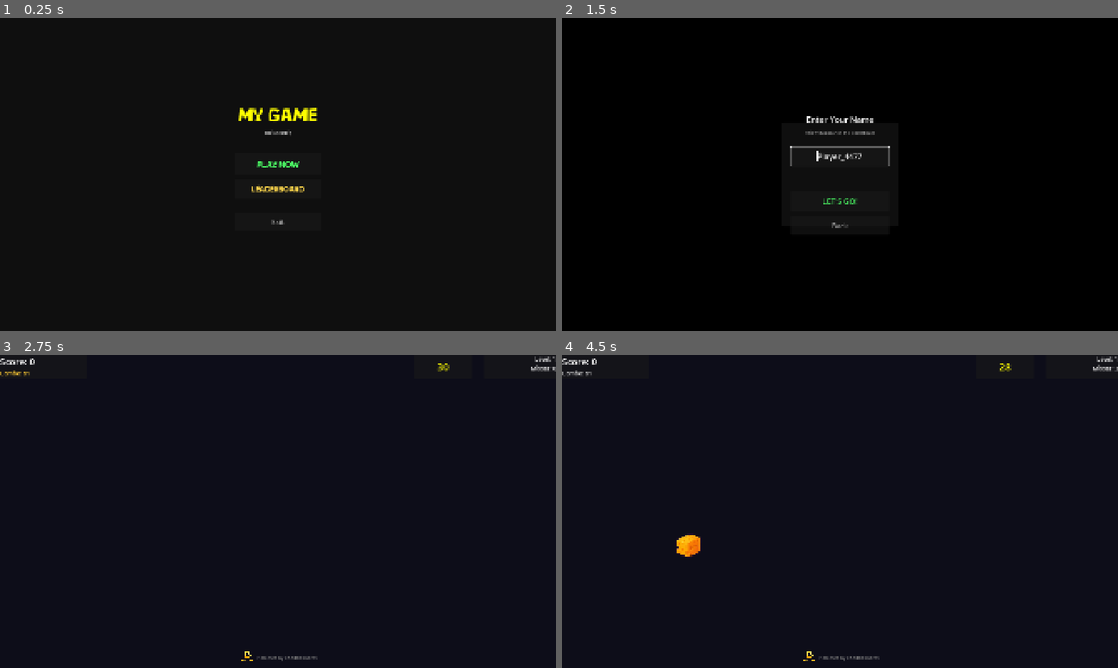
Above: before the commit, frames 1-4 (two rows, left to right).
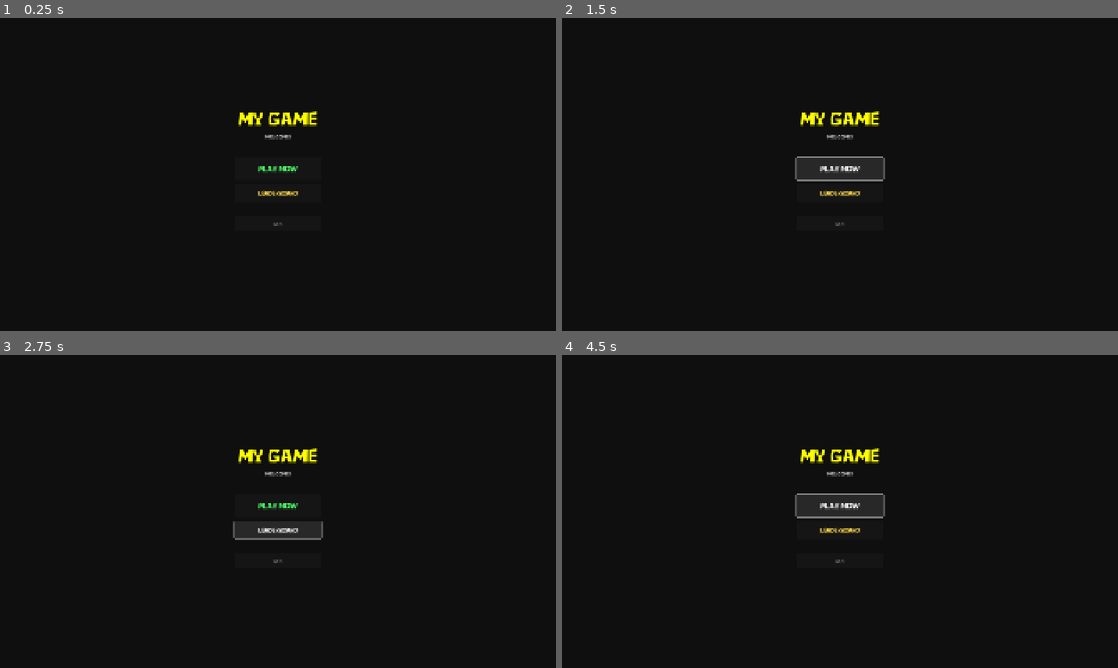
Above: after the commit, the same moments.

Repository: cheddatech/CheddaBoards-Godot
Game: Godot game, scene res://scenes/MainMenu.tscn
Two runs of this game, one before a commit and one after it. Both use one fixed random seed, a clock stepped at 60 frames per second and the inputs below.
Inputs (mouse positions are in pixels of both pictures, inside the frame that each line leads up to):
- Up to frame 1 (0.25 s): no input
- Up to frame 2 (1.5 s): click "PLAY NOW" at 0.5 s; click (840, 168) at 1.25 s, where only the run after the commit has a clickable "PLAY NOW"
- Up to frame 3 (2.75 s): click (278, 539) at 2 s, where only the run before the commit has a clickable "LET'S GO!"
- Up to frame 4 (4.5 s): click (840, 530) at 2.75 s, where only the run after the commit has a clickable "Leaderboard"; click (840, 530) at 3.5 s, where only the run after the commit has a clickable "Leaderboard"; click (840, 505) at 4.25 s, where only the run after the commit has a clickable "PLAY NOW"

The runs differ from the first frame. In frame 1, 1.1% of the frame differs, in the area x 42-58%, y 28-67%; in frame 2, 2.0%; in frame 3, 2.0%; in frame 4, 2.6%, in the area x 0-100%, y 0-98%.
Error after the commit: Parse Error: Preload file "res://scenes/DeviceCodePopup.tscn" does not exist. (res://scripts/MainMenu.gd:1169)

Commit message:
Update MainMenu.gd

Diff:
--- a/scripts/MainMenu.gd
+++ b/scripts/MainMenu.gd
@@ -1,14 +1,20 @@
-# MainMenu.gd v1.8.5
+# MainMenu.gd v1.9.0
 # Main menu with authentication flow and profile display
 # - Login panel: PLAY NOW (with name entry), Leaderboard, and login buttons
+# - Device Code auth: Native builds get Sign In button → shows code for phone auth
 # - Name entry panel: For new anonymous players to set their display name
 # - Anonymous panel: Dashboard for returning anonymous players (after first game)
 # - Main panel: Profile stats when logged in (Google/Apple/Chedda)
-# - Account upgrade: Anonymous players can link Google/Apple/Chedda accounts (web only)
+# - Account upgrade: Anonymous players can link Google/Apple/Chedda accounts
 # - Shows weekly score and games played
 # - MobileUI integration for responsive scaling
 # https://github.com/cheddatech/CheddaBoards-Godot
 #
+# v1.9.0: Device Code Auth for native builds. Sign In button triggers
+#          device code flow — shows code on screen, player authenticates
+#          on their phone at cheddaboards.com/link. Works on any platform.
+#          Web builds unchanged (still use JS bridge for Google/Apple).
+#          Anonymous panel upgrade buttons now use device code on native.
 # v1.8.5: Fixed mobile prompt using _realPrompt to bypass SDK prompt guard.
 # v1.8.4: Fixed anonymous nickname not updating after auto-suffix.
 #         When backend returns "Player_345" for entered "Player", local storage now syncs.
@@ -60,6 +66,11 @@
 @onready var or_label = $LoginPanel/MarginContainer/VBoxContainer/OrLabel
 @onready var exit_button = $LoginPanel/MarginContainer/VBoxContainer/ExitButton
 @onready var status_label = $LoginPanel/MarginContainer/VBoxContainer/StatusLabel
+
+# --- Device Code Auth (native builds) ---
+@onready var sign_in_button = $LoginPanel/MarginContainer/VBoxContainer/SignInButton
+@onready var device_code_label = $LoginPanel/MarginContainer/VBoxContainer/DeviceCodeLabel
+@onready var cancel_sign_in_button = $LoginPanel/MarginContainer/VBoxContainer/CancelSignInButton
 
 # ============================================================
 # NODE REFERENCES - NAME ENTRY PANEL
@@ -179,6 +190,16 @@
 		CheddaBoards.account_upgraded.connect(_on_upgrade_success)
 	if CheddaBoards.has_signal("account_upgrade_failed"):
 		CheddaBoards.account_upgrade_failed.connect(_on_upgrade_failed)
+
+	# Connect device code signals (native builds)
+	if CheddaBoards.has_signal("device_code_received"):
+		CheddaBoards.device_code_received.connect(_on_device_code_received)
+	if CheddaBoards.has_signal("device_code_approved"):
+		CheddaBoards.device_code_approved.connect(_on_device_code_approved)
+	if CheddaBoards.has_signal("device_code_expired"):
+		CheddaBoards.device_code_expired.connect(_on_device_code_expired)
+	if CheddaBoards.has_signal("device_code_error"):
+		CheddaBoards.device_code_error.connect(_on_device_code_error)
 
 	# Connect scoreboard rank signal (rank display via SDK)
 	if CheddaBoards.has_signal("scoreboard_rank_loaded"):
@@ -198,6 +219,12 @@
 	if exit_button:
 		exit_button.pressed.connect(_on_exit_button_pressed)
 
+	# Connect DEVICE CODE buttons (native builds)
+	if sign_in_button:
+		sign_in_button.pressed.connect(_on_sign_in_button_pressed)
+	if cancel_sign_in_button:
+		cancel_sign_in_button.pressed.connect(_on_cancel_sign_in_pressed)
+
 	# Connect NAME ENTRY PANEL buttons
 	if confirm_name_button:
 		confirm_name_button.pressed.connect(_on_confirm_name_pressed)
@@ -290,6 +317,14 @@
 
 	# Scale status label
 	MobileUI.scale_label(status_label, 16)
+
+	# Scale device code elements (native builds)
+	if sign_in_button:
+		MobileUI.scale_button(sign_in_button, 18, 44)
+	if cancel_sign_in_button:
+		MobileUI.scale_button(cancel_sign_in_button, 14, 40)
+	if device_code_label:
+		MobileUI.scale_label(device_code_label, 14)
 
 	# Scale margin container if exists
 	var margin = login_panel.get_node_or_null("MarginContainer")
@@ -683,15 +718,25 @@
 	_enable_login_buttons(true)
 
 	# Show OAuth login buttons only on web (needs JS bridge)
-	var show_oauth = OS.get_name() == "Web"
+	# On native, show device code Sign In button instead
+	var is_web = OS.get_name() == "Web"
 	if or_label:
-		or_label.visible = show_oauth
+		or_label.visible = true  # Always show divider when sign-in option exists
+		or_label.text = "— or login to sync across devices —" if is_web else "— or sign in to sync across devices —"
 	if google_button:
-		google_button.visible = show_oauth
+		google_button.visible = is_web
 	if apple_button:
-		apple_button.visible = show_oauth
+		apple_button.visible = is_web
 	if chedda_button:
 		chedda_button.visible = false  # TEMP: Hidden until II/Chedda flow is ready
+
+	# Device code auth (native builds)
+	if sign_in_button:
+		sign_in_button.visible = not is_web
+	if device_code_label:
+		device_code_label.visible = false
+	if cancel_sign_in_button:
+		cancel_sign_in_button.visible = false
 
 func _show_name_entry_panel(mode: String = "first_play"):
 	"""Show name entry panel. Mode: 'first_play' = start game after, 'rename' = return to dashboard"""
@@ -770,20 +815,30 @@
 	# Update achievement button
 	_update_anon_achievement_button()
 
-	# Show upgrade buttons only on web (OAuth needs JS bridge)
-	var show_upgrade = OS.get_name() == "Web"
+	# Show upgrade buttons on ALL platforms
+	# Web: uses JS bridge for direct Google/Apple OAuth
+	# Native: uses device code flow (same cheddaboards.com/link page)
+	var is_web = OS.get_name() == "Web"
 	if upgrade_separator:
-		upgrade_separator.visible = show_upgrade
+		upgrade_separator.visible = true
 	if upgrade_label:
-		upgrade_label.visible = show_upgrade
+		upgrade_label.visible = true
+		upgrade_label.text = "— save your progress —"
 	if upgrade_google_button:
-		upgrade_google_button.visible = show_upgrade
+		if is_web:
+			upgrade_google_button.visible = true
+			upgrade_google_button.text = "Link Google Account"
+		else:
+			# On native, show a single "Link Account" button that uses device code
+			upgrade_google_button.visible = true
+			upgrade_google_button.text = "Link Account"
 	if upgrade_apple_button:
-		upgrade_apple_button.visible = show_upgrade
+		# On native, only need one button (device code handles both providers)
+		upgrade_apple_button.visible = is_web
 	if upgrade_ii_button:
 		upgrade_ii_button.visible = false  # TEMP: Hidden until II/Chedda flow is ready
 	if upgrade_status_label:
-		upgrade_status_label.visible = show_upgrade
+		upgrade_status_label.visible = true
 		upgrade_status_label.text = ""
 
 	# Auto-login anonymously and fetch stats
@@ -1028,6 +1083,8 @@
 		chedda_button.disabled = not enabled
 	if exit_button:
 		exit_button.disabled = not enabled
+	if sign_in_button:
+		sign_in_button.disabled = not enabled
 
 func _set_main_buttons_disabled(disabled: bool):
 	"""Enable/disable main panel buttons"""
@@ -1101,6 +1158,57 @@
 		get_tree().quit()
 
 # ============================================================
+# DEVICE CODE AUTH HANDLERS (Native builds)
+# ============================================================
+
+func _on_sign_in_button_pressed():
+	"""Start device code login flow via popup (native builds)"""
+	_log("Sign In pressed - showing device code popup")
+	is_logging_in = true
+
+	var popup = preload("res://scenes/DeviceCodePopup.tscn").instantiate()
+	add_child(popup)
+	popup.signed_in.connect(func(nickname):
+		_log("Device code popup: signed in as %s" % nickname)
+		is_logging_in = false
+		# login_success signal from SDK handles panel transition
+	)
+	popup.cancelled.connect(func():
+		_log("Device code popup: cancelled")
+		is_logging_in = false
+	)
+	popup.start_sign_in()
+
+func _on_cancel_sign_in_pressed():
+	"""Cancel device code login"""
+	_log("Cancel sign in pressed")
+	CheddaBoards.cancel_device_code()
+	is_logging_in = false
+	_set_status("")
+	_enable_login_buttons(true)
+
+func _on_device_code_received(user_code: String, verification_url: String):
+	"""Device code received - popup handles display"""
+	_log("Device code received: %s | URL: %s" % [user_code, verification_url])
+
+func _on_device_code_approved(nickname: String):
+	"""Device code approved - player authenticated!"""
+	_log("Device code approved: %s" % nickname)
+	# login_success signal handles the rest (transition to main panel)
+
+func _on_device_code_expired():
+	"""Device code expired"""
+	_log("Device code expired")
+	is_logging_in = false
+	_enable_login_buttons(true)
+
+func _on_device_code_error(reason: String):
+	"""Device code error"""
+	_log("Device code error: %s" % reason)
+	is_logging_in = false
+	_enable_login_buttons(true)
+
+# ============================================================
 # ANONYMOUS PANEL BUTTON HANDLERS
 # ============================================================
 
@@ -1128,15 +1236,30 @@
 
 func _on_upgrade_google_pressed():
 	"""Upgrade anonymous account to Google"""
-	_log("Upgrade to Google pressed")
-	_start_upgrade("google")
-	JavaScriptBridge.eval("chedda_upgrade_to_google()", true)
+	if OS.get_name() == "Web":
+		_log("Upgrade to Google pressed (web)")
+		_start_upgrade("google")
+		JavaScriptBridge.eval("chedda_upgrade_to_google()", true)
+	else:
+		# Native: use device code popup for upgrade
+		_log("Upgrade via device code pressed (native)")
+		var popup = preload("res://scenes/DeviceCodePopup.tscn").instantiate()
+		add_child(popup)
+		popup.signed_in.connect(func(nickname):
+			_log("Upgrade complete via device code: %s" % nickname)
+			_show_main_panel(CheddaBoards.get_cached_profile())
+		)
+		popup.start_sign_in()
 
 func _on_upgrade_apple_pressed():
 	"""Upgrade anonymous account to Apple"""
-	_log("Upgrade to Apple pressed")
-	_start_upgrade("apple")
-	JavaScriptBridge.eval("chedda_upgrade_to_apple()", true)
+	if OS.get_name() == "Web":
+		_log("Upgrade to Apple pressed (web)")
+		_start_upgrade("apple")
+		JavaScriptBridge.eval("chedda_upgrade_to_apple()", true)
+	else:
+		# Native: same popup (player picks provider on the web page)
+		_on_upgrade_google_pressed()
 
 func _on_upgrade_ii_pressed():
 	"""Upgrade anonymous account to Internet Identity"""
